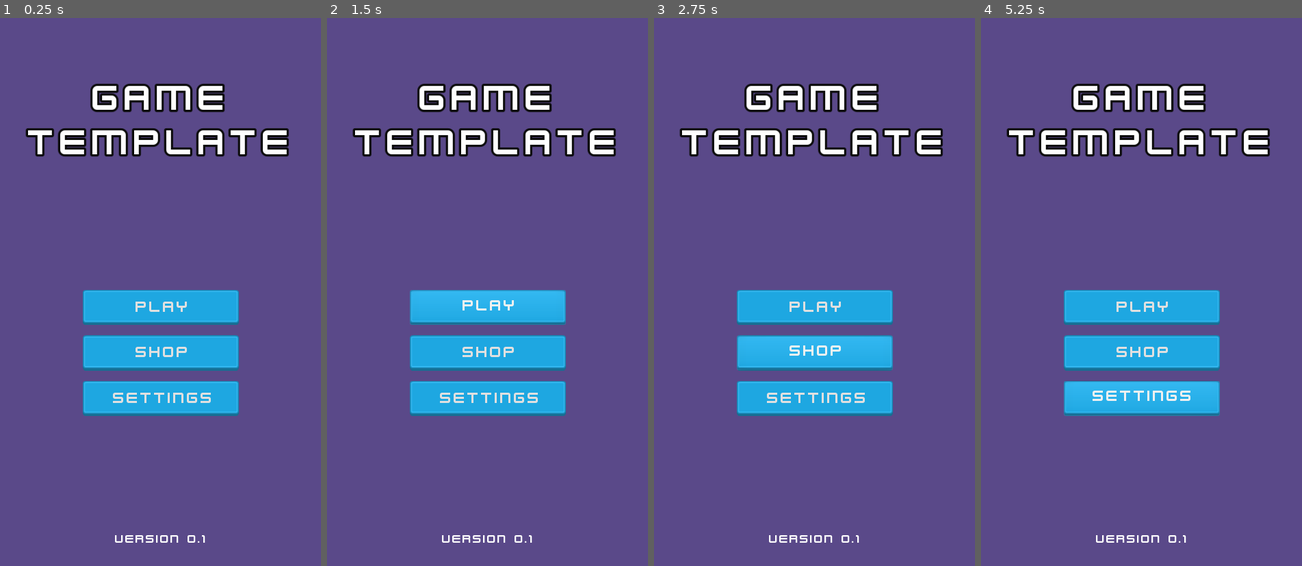
Above: before the commit, frames 1-4 (left to right).
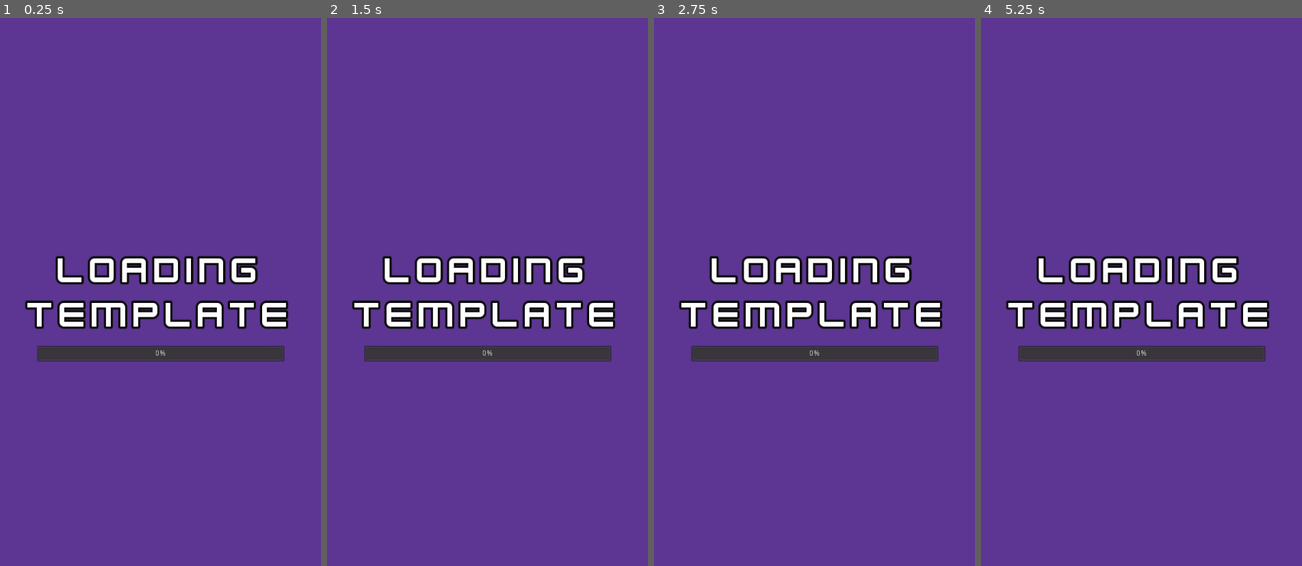
Above: after the commit, the same moments.

Repository: davidas13/Godot-Game-Template
Game: Godot game, scene res://src/main/MainGame.tscn
The game is run twice, just before and just after one commit, with the same random seed, the same clock (stepped at 60 frames per second) and the same inputs.
Inputs (mouse positions are in pixels of both pictures, inside the frame that each line leads up to):
- Up to frame 1 (0.25 s): no input
- Up to frame 2 (1.5 s): click (487, 308) at 0.5 s, where only the run before the commit has a clickable "Play"; click (487, 308) at 1.25 s, where only the run before the commit has a clickable "Play"
- Up to frame 3 (2.75 s): click (814, 352) at 2 s, where only the run before the commit has a clickable "Shop"
- Up to frame 4 (5.25 s): click (1141, 352) at 2.75 s, where only the run before the commit has a clickable "Shop"; click (1141, 308) at 3.5 s, where only the run before the commit has a clickable "Play"; click (1141, 352) at 4.25 s, where only the run before the commit has a clickable "Shop"; click (1141, 396) at 5 s, where only the run before the commit has a clickable "Settings"

The runs differ from the first frame. In frame 1, 19% of the frame differs, in the area x 7-90%, y 12-96%; in frame 2, 19%; in frame 3, 19%; in frame 4, 19%.

Commit message:
process make ScreenManager Node

Diff:
--- a/game/project.godot
+++ b/game/project.godot
@@ -22,6 +22,10 @@
 boot_splash/bg_color=Color( 0, 0, 0, 1 )
 config/icon="res://icon.png"
 
+[autoload]
+
+ScreenManager="*res://src/globals/ScreenManager.tscn"
+
 [display]
 
 window/size/width=600
@@ -30,12 +34,12 @@
 window/size/test_height=512
 window/handheld/orientation="portrait"
 window/stretch/mode="2d"
-window/stretch/aspect="keep"
+window/stretch/aspect="expand"
 
 [rendering]
 
 quality/driver/driver_name="GLES2"
 vram_compression/import_etc=true
 vram_compression/import_etc2=false
-environment/default_clear_color=Color( 0.0705882, 0.0705882, 0.0705882, 1 )
+environment/default_clear_color=Color( 0.141176, 0.0823529, 0.211765, 1 )
 environment/default_environment="res://default_env.tres"
--- /dev/null
+++ b/game/src/globals/ScreenManager.gd
@@ -0,0 +1,37 @@
+extends Node
+
+signal transition(to)
+
+export(PackedScene) var transition_screen_
+
+enum LoadingState {LOADING, PLAYING, TRANS_IN, TRANS_OUT}
+
+var loading_state = LoadingState.PLAYING
+var loading_screen: String
+var current_screen
+
+onready var main_container: = get_tree().current_scene.get_path()
+onready var resource_queue: = load("res://src/utils/resource_queue.gd")
+onready var animation = $AnimationPlayer
+onready var canvas = $CanvasLayer
+
+func _ready() -> void:
+	connect("transition", self, "on_ScreenManager_transition")
+	resource_queue.start()
+	var transition_screen = transition_screen_.instance()
+	canvas.add_child(transition_screen)
+	pass
+
+func on_ScreenManager_transition(to: String) -> void:
+	loading_screen = to
+	resource_queue.queue_resource(loading_screen)
+	loading_state = LoadingState.TRANS_IN
+	pass
+
+func _process(delta: float) -> void:
+	if loading_state == LoadingState.LOADING:
+		var new_screen = resource_queue.get_resource(loading_screen)
+		if new_screen:
+			current_screen = new_screen.instance()
+			loading_state = LoadingState.TRANS_OUT
+			set_process(false)
--- /dev/null
+++ b/game/src/globals/ScreenManager.tscn
@@ -0,0 +1,71 @@
+[gd_scene load_steps=6 format=2]
+
+[ext_resource path="res://src/globals/ScreenManager.gd" type="Script" id=1]
+[ext_resource path="res://src/screens/LoadingScreen.tscn" type="PackedScene" id=2]
+
+[sub_resource type="Animation" id=1]
+resource_name = "SETUP"
+length = 0.001
+tracks/0/type = "value"
+tracks/0/path = NodePath("ColorRect:color")
+tracks/0/interp = 1
+tracks/0/loop_wrap = true
+tracks/0/imported = false
+tracks/0/enabled = true
+tracks/0/keys = {
+"times": PoolRealArray( 0 ),
+"transitions": PoolRealArray( 1 ),
+"update": 0,
+"values": [ Color( 0.0352941, 0.0352941, 0.0352941, 0 ) ]
+}
+
+[sub_resource type="Animation" id=2]
+length = 0.5
+tracks/0/type = "value"
+tracks/0/path = NodePath("ColorRect:color")
+tracks/0/interp = 1
+tracks/0/loop_wrap = true
+tracks/0/imported = false
+tracks/0/enabled = true
+tracks/0/keys = {
+"times": PoolRealArray( 0, 0.5 ),
+"transitions": PoolRealArray( 1, 1 ),
+"update": 0,
+"values": [ Color( 0.0352941, 0.0352941, 0.0352941, 0 ), Color( 0.0352941, 0.0352941, 0.0352941, 1 ) ]
+}
+
+[sub_resource type="Animation" id=3]
+length = 0.5
+tracks/0/type = "value"
+tracks/0/path = NodePath("ColorRect:color")
+tracks/0/interp = 1
+tracks/0/loop_wrap = true
+tracks/0/imported = false
+tracks/0/enabled = true
+tracks/0/keys = {
+"times": PoolRealArray( 0, 0.5 ),
+"transitions": PoolRealArray( 1, 1 ),
+"update": 0,
+"values": [ Color( 0.0352941, 0.0352941, 0.0352941, 1 ), Color( 0.0352941, 0.0352941, 0.0352941, 0 ) ]
+}
+
+[node name="ScreenManager" type="Node"]
+script = ExtResource( 1 )
+transition_screen_ = ExtResource( 2 )
+
+[node name="AnimationPlayer" type="AnimationPlayer" parent="."]
+anims/SETUP = SubResource( 1 )
+anims/TRANS_IN = SubResource( 2 )
+anims/TRANS_OUT = SubResource( 3 )
+
+[node name="ColorRect" type="ColorRect" parent="."]
+anchor_right = 1.0
+anchor_bottom = 1.0
+color = Color( 0.0352941, 0.0352941, 0.0352941, 0 )
+__meta__ = {
+"_edit_use_anchors_": false
+}
+
+[node name="CanvasLayer" type="CanvasLayer" parent="."]
+layer = 100
+follow_viewport_enable = true
--- /dev/null
+++ b/game/src/main/MainGame.gd
@@ -0,0 +1,6 @@
+extends Control
+
+func _ready() -> void:
+	var bootsplash: = "res://src/screens/BootSplash.tscn"
+	ScreenManager.emit_signal("transition", bootsplash)
+	pass
--- a/game/src/main/MainGame.tscn
+++ b/game/src/main/MainGame.tscn
@@ -1,10 +1,11 @@
 [gd_scene load_steps=2 format=2]
 
-[ext_resource path="res://src/screens/MainMenu.tscn" type="PackedScene" id=1]
+[ext_resource path="res://src/main/MainGame.gd" type="Script" id=2]
 
 [node name="MainGame" type="Control"]
 anchor_right = 1.0
 anchor_bottom = 1.0
+script = ExtResource( 2 )
 __meta__ = {
 "_edit_lock_": true,
 "_edit_use_anchors_": false
@@ -13,9 +14,7 @@
 [node name="ColorRect" type="ColorRect" parent="."]
 anchor_right = 1.0
 anchor_bottom = 1.0
-color = Color( 0.352941, 0.286275, 0.537255, 1 )
+color = Color( 0.360784, 0.211765, 0.572549, 1 )
 __meta__ = {
 "_edit_use_anchors_": false
 }
-
-[node name="MainMenu" parent="." instance=ExtResource( 1 )]
--- /dev/null
+++ b/game/src/screens/BootSplash.tscn
@@ -0,0 +1,35 @@
+[gd_scene load_steps=3 format=2]
+
+[ext_resource path="res://assets/fonts/kenvector_future.ttf" type="DynamicFontData" id=1]
+
+[sub_resource type="DynamicFont" id=5]
+size = 72
+outline_size = 4
+outline_color = Color( 0.0431373, 0.0431373, 0.0431373, 1 )
+use_filter = true
+font_data = ExtResource( 1 )
+
+[node name="BootSplash" type="Control"]
+anchor_right = 1.0
+anchor_bottom = 1.0
+__meta__ = {
+"_edit_use_anchors_": false
+}
+
+[node name="Logo" type="Label" parent="."]
+anchor_left = 0.5
+anchor_top = 0.5
+anchor_right = 0.5
+anchor_bottom = 0.5
+margin_left = -249.0
+margin_top = -82.5
+margin_right = 249.0
+margin_bottom = 82.5
+custom_fonts/font = SubResource( 5 )
+text = "LOGO
+TEMPLATE"
+align = 1
+valign = 1
+__meta__ = {
+"_edit_use_anchors_": false
+}
--- /dev/null
+++ b/game/src/screens/LoadingScreen.tscn
@@ -0,0 +1,42 @@
+[gd_scene load_steps=3 format=2]
+
+[ext_resource path="res://assets/fonts/kenvector_future.ttf" type="DynamicFontData" id=1]
+
+[sub_resource type="DynamicFont" id=5]
+size = 72
+outline_size = 4
+outline_color = Color( 0.0431373, 0.0431373, 0.0431373, 1 )
+use_filter = true
+font_data = ExtResource( 1 )
+
+[node name="LoadingScreen" type="Control"]
+anchor_right = 1.0
+anchor_bottom = 1.0
+__meta__ = {
+"_edit_use_anchors_": false
+}
+
+[node name="Loading" type="Label" parent="."]
+anchor_left = 0.5
+anchor_top = 0.5
+anchor_right = 0.5
+anchor_bottom = 0.5
+margin_left = -249.0
+margin_top = -82.5
+margin_right = 249.0
+margin_bottom = 82.5
+custom_fonts/font = SubResource( 5 )
+text = "LOADING
+TEMPLATE"
+align = 1
+valign = 1
+
+[node name="ProgressBar" type="ProgressBar" parent="."]
+anchor_left = 0.5
+anchor_top = 0.5
+anchor_right = 0.5
+anchor_bottom = 0.5
+margin_left = -231.0
+margin_top = 99.548
+margin_right = 232.0
+margin_bottom = 129.548
--- /dev/null
+++ b/game/src/utils/resource_queue.gd
@@ -0,0 +1,148 @@
+var thread
+var mutex
+var sem
+
+var time_max = 100 # msec
+
+var queue = []
+var pending = {}
+
+func _lock(caller):
+	mutex.lock()
+
+func _unlock(caller):
+	mutex.unlock()
+
+func _post(caller):
+	sem.post()
+
+func _wait(caller):
+	sem.wait()
+
+
+func queue_resource(path, p_in_front = false):
+	_lock("queue_resource")
+	if path in pending:
+		_unlock("queue_resource")
+		return
+
+	elif ResourceLoader.has(path):
+		var res = ResourceLoader.load(path)
+		pending[path] = res
+		_unlock("queue_resource")
+		return
+	else:
+		var res = ResourceLoader.load_interactive(path)
+		res.set_meta("path", path)
+		if p_in_front:
+			queue.insert(0, res)
+		else:
+			queue.push_back(res)
+		pending[path] = res
+		_post("queue_resource")
+		_unlock("queue_resource")
+		return
+
+func cancel_resource(path):
+	_lock("cancel_resource")
+	if path in pending:
+		if pending[path] is ResourceInteractiveLoader:
+			queue.erase(pending[path])
+		pending.erase(path)
+	_unlock("cancel_resource")
+
+func get_progress(path):
+	_lock("get_progress")
+	var ret = -1
+	if path in pending:
+		if pending[path] is ResourceInteractiveLoader:
+			ret = float(pending[path].get_stage()) / float(pending[path].get_stage_count())
+			print(pending[path].get_stage())
+			print(pending[path].get_stage_count())
+		else:
+			ret = 1.0
+	print(ret)
+	_unlock("get_progress")
+
+	return ret
+
+func is_ready(path):
+	var ret
+	_lock("is_ready")
+	if path in pending:
+		ret = !(pending[path] is ResourceInteractiveLoader)
+	else:
+		ret = false
+
+	_unlock("is_ready")
+
+	return ret
+
+func _wait_for_resource(res, path):
+	_unlock("wait_for_resource")
+	while true:
+		VisualServer.sync()
+		OS.delay_usec(16000) # wait 1 frame
+		_lock("wait_for_resource")
+		if queue.size() == 0 || queue[0] != res:
+			return pending[path]
+		_unlock("wait_for_resource")
+
+
+func get_resource(path):
+	_lock("get_resource")
+	if path in pending:
+		if pending[path] is ResourceInteractiveLoader:
+			var res = pending[path]
+			if res != queue[0]:
+				var pos = queue.find(res)
+				queue.remove(pos)
+				queue.insert(0, res)
+
+			res = _wait_for_resource(res, path)
+
+			pending.erase(path)
+			_unlock("return")
+			return res
+
+		else:
+			var res = pending[path]
+			pending.erase(path)
+			_unlock("return")
+			return res
+	else:
+		_unlock("return")
+		return ResourceLoader.load(path)
+
+func thread_process():
+	_wait("thread_process")
+
+	_lock("process")
+
+	while queue.size() > 0:
+
+		var res = queue[0]
+
+		_unlock("process_poll")
+		var ret = res.poll()
+		_lock("process_check_queue")
+
+		if ret == ERR_FILE_EOF || ret != OK:
+			var path = res.get_meta("path")
+			if path in pending: # else it was already retrieved
+				pending[res.get_meta("path")] = res.get_resource()
+
+			queue.erase(res) # something might have been put at the front of the queue while we polled, so use erase instead of remove
+
+	_unlock("process")
+
+
+func thread_func(u):
+	while true:
+		thread_process()
+
+func start():
+	mutex = Mutex.new()
+	sem = Semaphore.new()
+	thread = Thread.new()
+	thread.start(self, "thread_func", 0)
